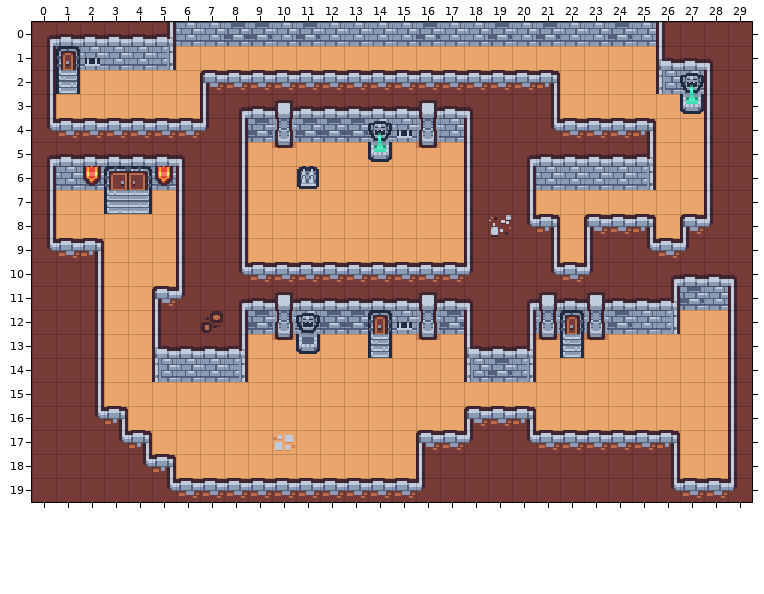
An edit to a level. Tiled map (JSON), net-rogue/Maps/tiledmap.tmj. Above is the file before it was changed.
Cells are 16x16 px. Shown: x 0..29, y 0..19.
New version:
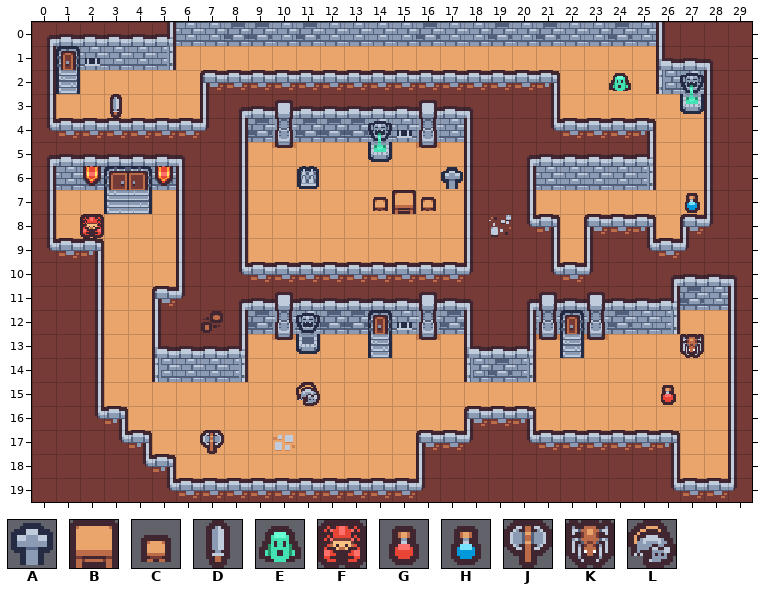
Key: from "tilemap_packed": A 64, B 72, C 73, D 106, E 108, F 110, G 115, H 116, J 118, K 122, L 124.
_ is an empty cell, . an unchanged one.
Tiles of an added or newly shown layer are drawn over the layers below it.
The exact change:
--- layer "items" (now shown)
@@ x 3..3 @@
- 3 _
+ 3 D
@@ x 14..27 @@
- 6 ..._..........
- 7 ___.........._
+ 6 ...A..........
+ 7 CBC..........H
@@ x 26..26 @@
-15 _
+15 G
@@ x 7..7 @@
-17 _
+17 J
--- layer "enemies" (now shown)
@@ x 24..24 @@
- 2 _
+ 2 E
@@ x 2..2 @@
- 8 _
+ 8 F
@@ x 27..27 @@
-13 _
+13 K
@@ x 11..11 @@
-15 _
+15 L
